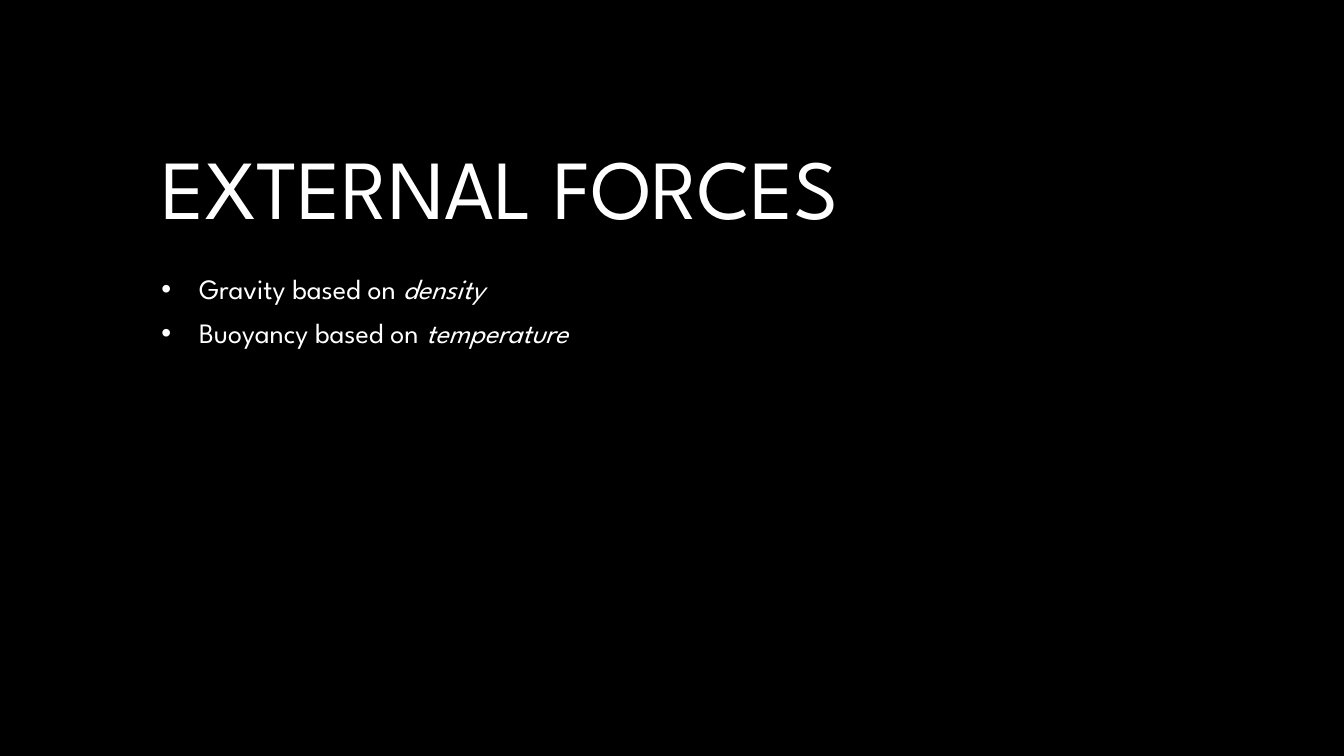
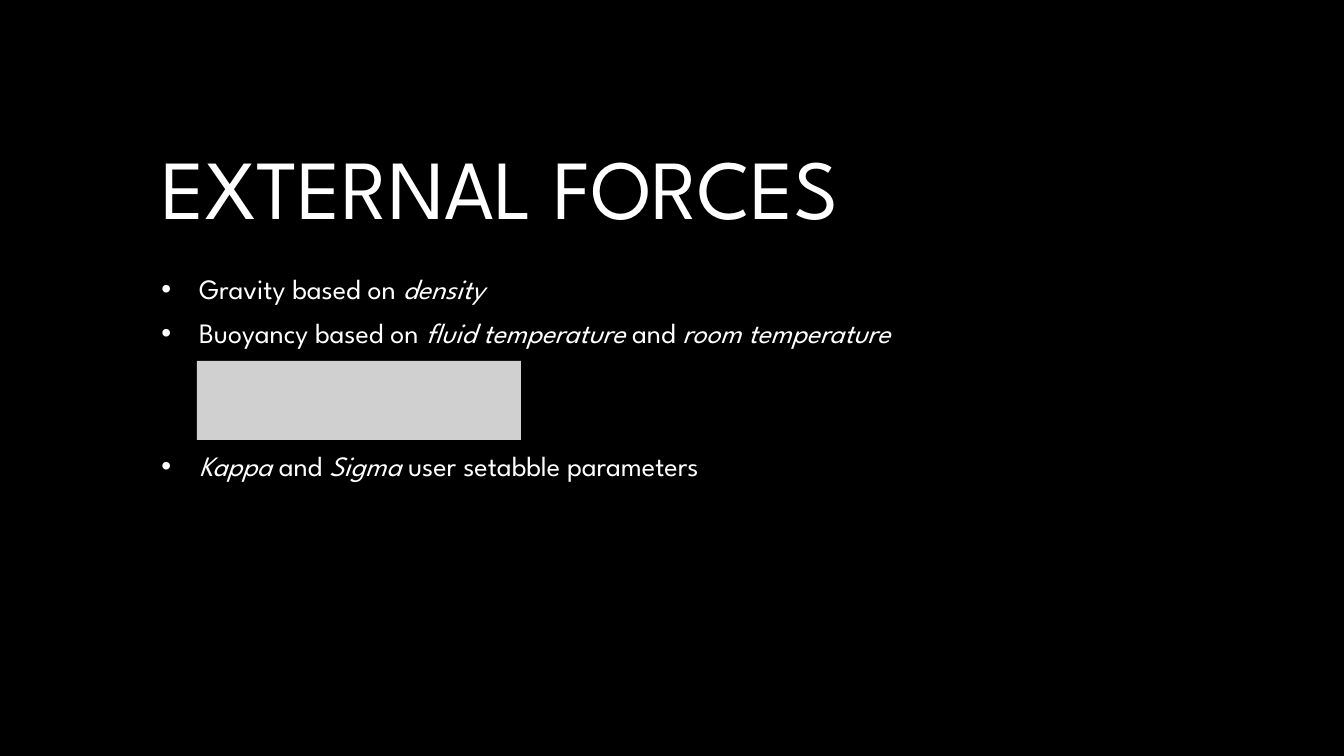
Before and after one commit to jan-van-bergen/FluidSim, a slide deck: slide 3 of Fluid simulation sandbox.pptx. Drawn at 1344x756 pixels with LibreOffice and Linux fonts; fonts in the diff are those of the drawing; grey boxes stand for pictures; background and template pictures are left out. Boxes give left, top, right and bottom in pixels: in the first picture for what was removed or moved away, otherwise in the second. Text is boxed around its words. In the diff, an @@ line names an element or a change of style, - is before the commit and + after.

Commit message:
ppt

```diff
--- a/Fluid simulation sandbox.pptx
+++ b/Fluid simulation sandbox.pptx
@@ subtitle at box(199, 323, 890, 482): text changed @@
-• Buoyancy based on temperature
+• Buoyancy based on fluid temperature and room temperature
+• Kappa and Sigma user setabble parameters
@@ picture added at box(197, 361, 520, 440) @@
```
Also in this commit, not shown: 1 other slide changed, 1 slide added.
